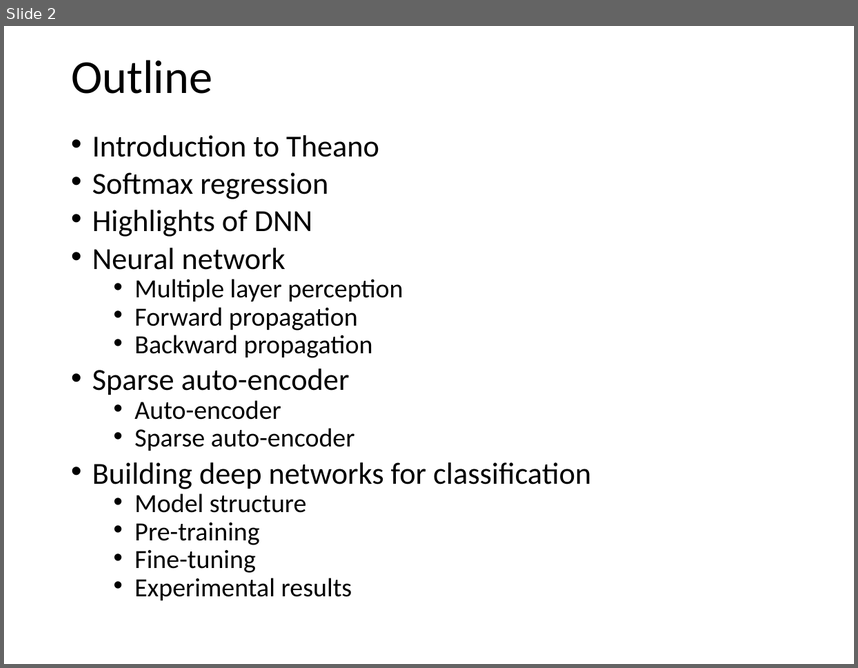
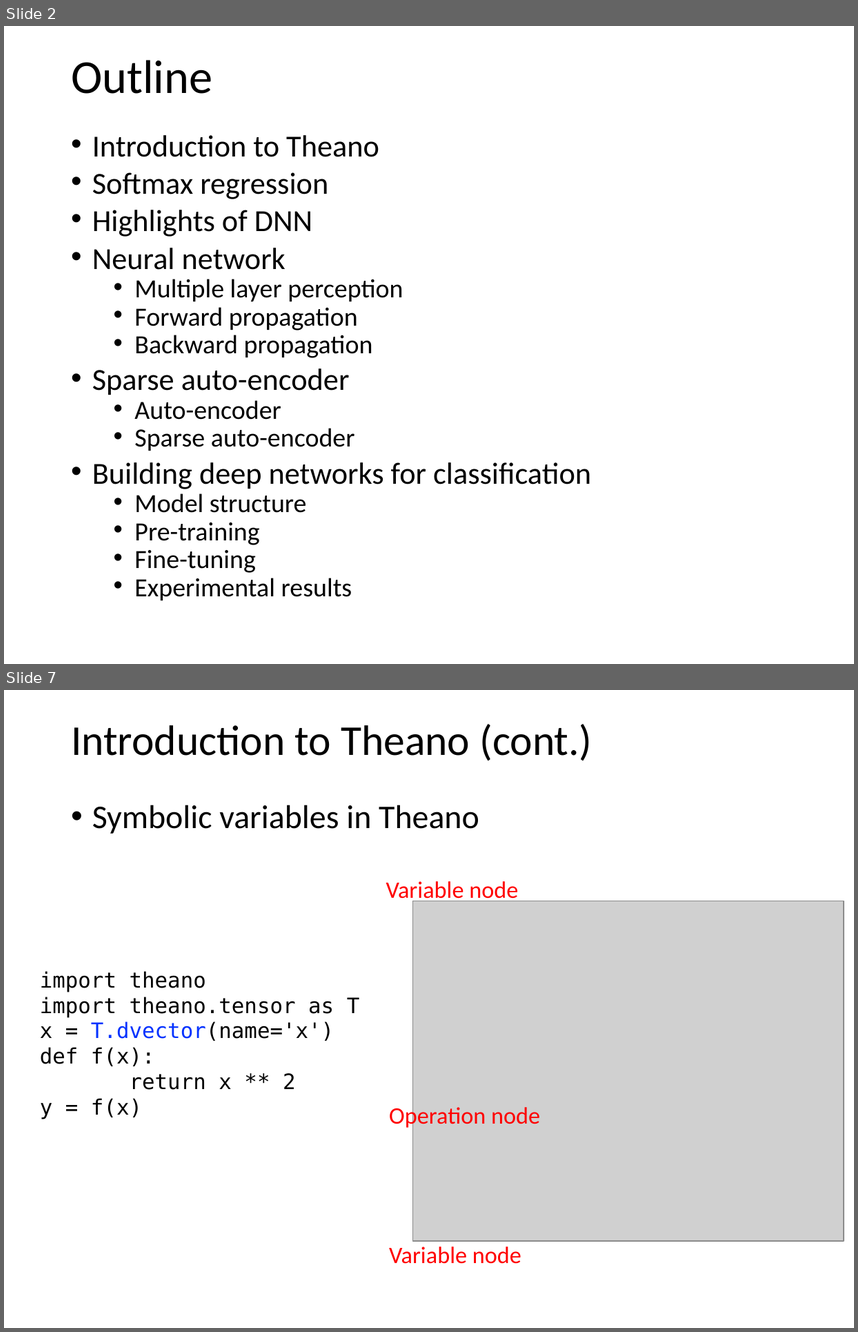
Before and after one commit to taiqing/workshop_dnn, a slide deck: workshop_talk_dnn.pptx. Shown one above the other, each under a label of ours: slide 2 before the commit, slides 2 and 7 after it; the slides between them are not shown. The pictures are 858x668 and 858x1332 pixels, drawn with LibreOffice and Linux fonts; fonts in the diff are those of the drawing; grey boxes stand for pictures. Boxes give left, top, right and bottom in pixels: in the first picture for what was removed or moved away, otherwise in the second. Text is boxed around its words. In the diff, an @@ line names an element or a change of style, - is before the commit and + after.

```diff
--- a/workshop_talk_dnn.pptx
+++ b/workshop_talk_dnn.pptx
@@ slide 7 added at [4,690,854,1328], background #FFFFFF @@
@@ title added at [71,724,592,761], 36 pt, text #000000 @@
+Introduction to Theano (cont.)
@@ text added at [92,805,479,834], 28 pt, text #000000 @@
+• Symbolic variables in Theano
@@ text added at [386,881,518,904], 20 pt, text #FF0000 @@
+Variable node
@@ picture added at [413,901,844,1241] @@
@@ text added at [40,971,360,1119], 18 pt, text #000000 @@
+import theano
+import theano.tensor as T
+x = T.dvector(name='x')
+def f(x):
+return x ** 2
+y = f(x)
@@ text added at [389,1103,540,1129], 20 pt, text #FF0000 @@
+Operation node
@@ text added at [389,1246,522,1263], 20 pt, text #FF0000 @@
+Variable node
```
Also in this commit, not shown: 7 other slides added, 4 other files.
